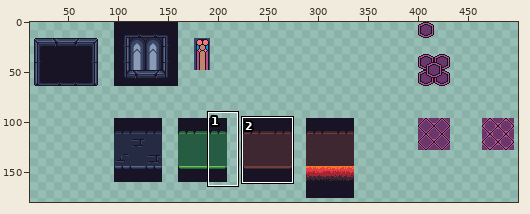
Edited in one commit: pixel-art file (Assets/Art/tiles/tt.aseprite). Above, an overview of the earlier version with the close-up marked.
Close-up. Before:
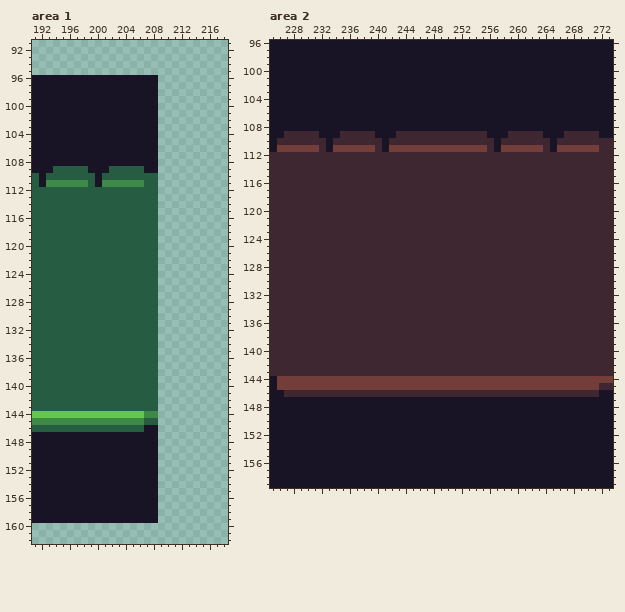
640x640 pixels, 1 frame. Shown: area 1: x 191..218, y 91..162; area 2: x 225..273, y 96..159. The wide view leaves out empty margins.
The same view after the edit:
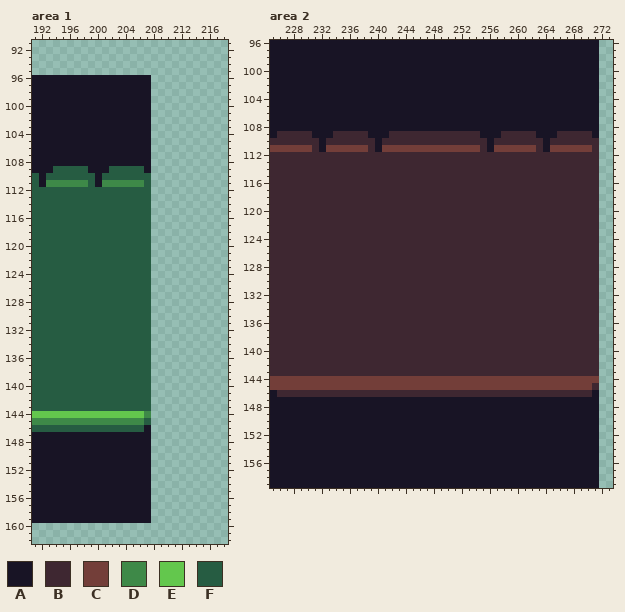
Palette (. is transparent): A #181425  B #3e2731  C #733e39  D #3e8948  E #63c74d  F #265c42
Edits made:
Area 1, layer "BG":
y 96..109: x 208 A -> .
y 110..143: x 208 F -> .
y 144: x 208 D -> .
y 145: x 208 F -> .
y 146..159: x 208 A -> .
Area 2, layer "BG":
y 96..108: x 272..273 AA -> ..
y 109: x 226 A -> B; x 231 B -> A; x 234 A -> B; x 239 B -> A; x 242 A -> B; x 255 B -> A; x 258 A -> B; x 263 B -> A; x 266 A -> B; x 271..273 BAA -> A..
y 110: x 225 A -> B; x 232..233 BA -> AB; x 240..241 BA -> AB; x 256..257 BA -> AB; x 264..265 BA -> AB; x 272..273 BB -> ..
y 111: x 225 A -> C; x 231..233 CBA -> BAC; x 239..241 CBA -> BAC; x 255..257 CBA -> BAC; x 263..265 CBA -> BAC; x 271..273 CBB -> B..
y 112..143: x 272..273 BB -> ..
y 144: x 225 A -> C; x 272..273 CC -> ..
y 145: x 225 A -> C; x 271..273 CBB -> B..
y 146: x 226 A -> B; x 271..273 BAA -> A..
y 147..159: x 272..273 AA -> ..
